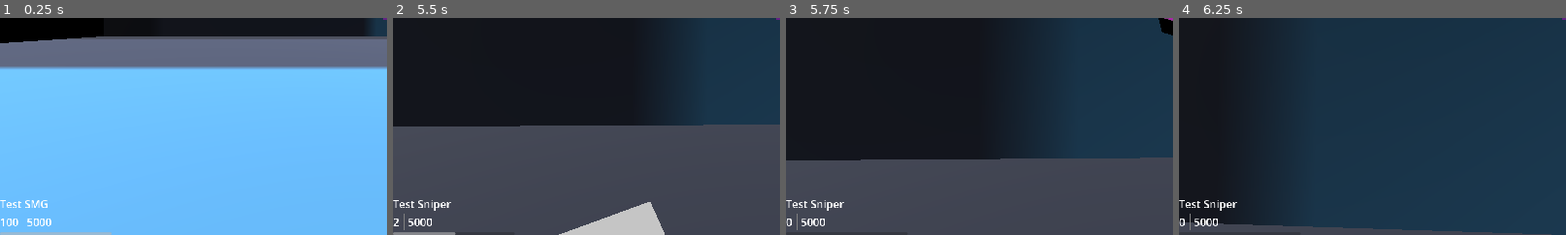
Above: before the commit, frames 1-4 (left to right).
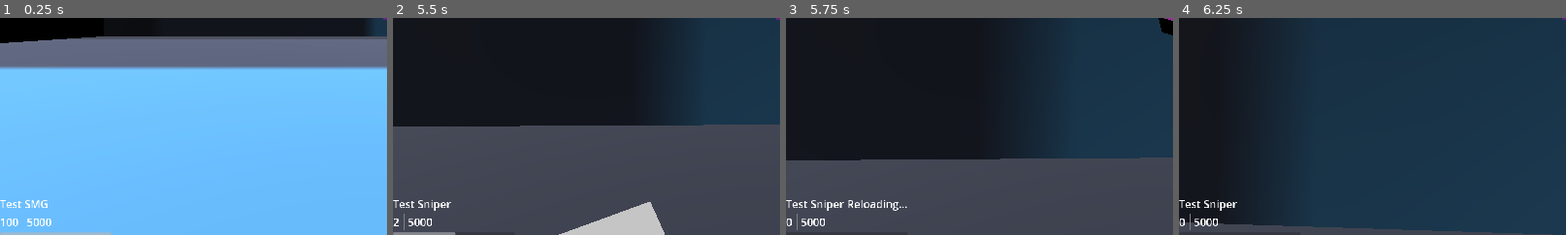
Above: after the commit, the same moments.

Repository: mabanana/FPS-Project-A
Game: Godot game, scene res://test_scene.tscn
The game is run twice, just before and just after one commit, with the same random seed, the same clock (stepped at 60 frames per second) and the same inputs. The engine's default icon, where the game draws it, is replaced by a stand-in: a white triangle on a blue panel in a dark square.
Inputs (mouse positions are % of the whole screen's width and height, from its top left):
- Up to frame 1 (0.25 s): no input
- Up to frame 2 (5.5 s): tap Enter (ui_accept) at 0.5, 0.77, 1.52, 3.02, 3.77, 4.52 s; move the mouse to (55, 50) at 0.52 s; hold Q (drop_equip) 0.53-1.28 s; hold Up (ui_up) from 0.53 s (still down); move the mouse to (45, 50) at 1.27 s; tap E (interact) at 1.35, 4.35 s; move the mouse to (52, 48) at 2.02 s; press the mouse at (52, 48) at 2.03 s; move the mouse to (49, 52) at 2.77 s; release the mouse at (49, 52) at 2.78 s; right-click (49, 52) at 2.85 s; move the mouse to (57, 51) at 3.52 s; hold Q (drop_equip) 3.53-4.28 s; tap Tab (cycle_inventory) at 4.15 s; move the mouse to (42, 49) at 4.27 s; tap R (reload) at 4.9 s; move the mouse to (51, 50) at 5.02 s; press the mouse at (51, 50) at 5.03 s
- Up to frame 3 (5.75 s): keep holding Up (ui_up)
- Up to frame 4 (6.25 s): move the mouse to (46, 48) at 5.77 s; release Up (ui_up) at 5.78 s; release the mouse at (46, 48) at 5.78 s; hold Right (ui_right) from 5.78 s (still down); right-click (46, 48) at 5.85 s; tap Enter (ui_accept) at 6.02 s
The pictures show only the part of the screen within x 0-50%, y 50-100%; the shares and areas given below are measured in that part.

Frames 1-2 are identical in both runs. In frame 3, 0.3% of the frame differs, in the area x 16-32%, y 83-89%; in frame 4, nothing differs.

Commit message:
Update naming and formatting

Diff:
--- a/gun_slot.gd
+++ b/gun_slot.gd
@@ -35,7 +35,7 @@
 		shoot_cd -= UNIT * delta
 		if shoot_cd <= 0:
 			_finish_cd()
-	if core.player.reloading:
+	if core.player.is_reloading:
 		if reload_cd > 0:
 			reload_cd -= UNIT * delta
 		else:
@@ -46,7 +46,6 @@
 		return
 	reload_cd = UNIT * active_gun.metadata.reload_time
 	_set_reload(true)
-
 
 func shoot():
 	shoot_cd = 100/active_gun.metadata.fire_rate
@@ -79,7 +78,7 @@
 	_remove_active_gun()
 
 func cycle_next_active_gun():
-	_reset_gun_slot()
+	reset_gun_slot()
 	_set_active_gun(core.inventory.active_gun_index + 1)
 
 func inaccuratize_vector(vector, acc):
@@ -99,6 +98,19 @@
 	else:
 		character.camera.fov = DEFAULT_CAMERA_ZOOM
 
+func finish_reload():
+	_set_reload(false)
+	var new_mag = min(core.inventory.ammo, active_gun.metadata.mag_size)
+	_set_ammo(core.inventory.ammo - new_mag + active_gun.mag_curr)
+	_update_mag(new_mag)
+
+func reset_gun_slot():
+	_set_reload(false)
+	_set_ads(false)
+	_set_trigger(false)
+	shoot_cd = 0
+	reload_cd = 0
+
 # Bindings
 
 func bind(core: CoreModel, core_changed: Signal):
@@ -110,17 +122,17 @@
 func _on_core_changed(context, payload):
 	# Actions
 	active_gun = core.inventory.active_gun
-	if core.player.ads:
-		set_camera_zoom(core.inventory.active_gun.metadata.zoom, true)
+	if core.player.is_ads:
+		set_camera_zoom(active_gun.metadata.zoom, true)
 	else:
 		set_camera_zoom(0, false)
-	if core.player.trigger and shoot_cd <= 0:
-		if core.inventory.active_gun.mag_curr > 0:
+	if core.player.is_triggering and shoot_cd <= 0:
+		if active_gun.mag_curr > 0:
 			shoot()
-		else:
+		if active_gun.mag_curr <= 0:
 			reload()
-	elif core.player.reloading and reload_cd <= 0:
-		_finish_reload()
+	elif core.player.is_reloading and reload_cd <= 0:
+		finish_reload()
 
 	# Logs
 	if context == core.services.Context.gun_dropped and not core.inventory.active_gun:
@@ -128,8 +140,6 @@
 	if context == core.services.Context.gun_shot and core.inventory.active_gun.mag_curr == 0:
 		print("Need to reload")
 
-
-
 # Actions
 
 func _add_gun_to_inventory(gun_model: GunModel) -> void:
@@ -162,46 +172,32 @@
 	core_changed.emit(core.services.Context.gun_shot, null)
 
 func _set_reload(boo: bool = true):
-	if core.player.reloading == boo:
-		return
-	core.player.reloading = boo
-	core.player.trigger = false
-	core.player.ads = false
+	if core.player.is_reloading == boo:
+		return
+	core.player.is_reloading = boo
+	core.player.is_triggering = false
+	core.player.is_ads = false
 	core_changed.emit(core.services.Context.none, null)
 
 func _set_trigger(boo: bool = true):
-	if core.player.trigger == boo:
-		return
-	core.player.trigger = boo
-	core.player.reloading = false
+	if core.player.is_triggering == boo:
+		return
+	core.player.is_triggering = boo
+	core.player.is_reloading = false
 	core_changed.emit(core.services.Context.none, null)
 
 func _set_ads(boo: bool = true):
-	if core.player.ads == boo:
-		return
-	core.player.ads = boo
-	core.player.reloading = false
-	core_changed.emit(core.services.Context.none, null)
-
-func _reset_gun_slot():
-	core.player.reloading = false
-	core.player.ads = false
-	core.player.trigger = false
-	shoot_cd = 0
-	reload_cd = 0
+	if core.player.is_ads == boo:
+		return
+	core.player.is_ads = boo
+	core.player.is_reloading = false
 	core_changed.emit(core.services.Context.none, null)
 
 func _set_ammo(new_ammo: int) -> void:
 	if core.inventory.ammo == new_ammo:
 		return
 	core.inventory.ammo = new_ammo
-	core_changed.emit(core.services.Context.none, null)
-
-func _finish_reload():
-	_set_reload(false)
-	var new_mag = min(core.inventory.ammo, active_gun.metadata.mag_size)
-	_set_ammo(core.inventory.ammo - new_mag + active_gun.mag_curr)
-	_update_mag(new_mag)
+	core_changed.emit(context.none, null)
 
 func _finish_cd():
-	core_changed.emit(core.services.Context.none, null)
+	core_changed.emit(context.none, null)
--- a/hud.gd
+++ b/hud.gd
@@ -10,7 +10,7 @@
 	%Total.text = str(core.inventory.ammo)
 	%Magazine.text = str(core.inventory.active_gun.mag_curr) if core.inventory.active_gun else "0"
 	%HpValue.text = str(core.player.hp)
-	%ReloadIndicator.modulate.a = int(core.player.reloading)
+	%ReloadIndicator.modulate.a = int(core.player.is_reloading)
 	%ProgressBar.max_value = core.inventory.active_gun.metadata.mag_size if core.inventory.active_gun else 0
 	%ProgressBar.value = core.inventory.active_gun.mag_curr if core.inventory.active_gun else 0
 
--- a/models/player.gd
+++ b/models/player.gd
@@ -2,12 +2,12 @@
 
 var hp: int
 
-var reloading: bool
-var trigger: bool
-var ads: bool
+var is_reloading: bool
+var is_triggering: bool
+var is_ads: bool
 
 func _init(hp: int = 100) -> void:
 	self.hp = hp
-	reloading = false
-	trigger = false
-	ads = false
+	is_reloading = false
+	is_triggering = false
+	is_ads = false
--- a/player.gd
+++ b/player.gd
@@ -40,6 +40,7 @@
 			Input.set_mouse_mode(Input.MOUSE_MODE_CAPTURED)
 	# Button Inputs
 	# TODO: add number button weapon swap
+	# TODO: add sprint
 	elif event.is_action_pressed("reload"):
 		gun_slot.reload()
 	elif event.is_action_pressed("drop_equip"):
@@ -89,17 +90,14 @@
 func get_object_in_view():
 	var query = gun_slot.cast_ray_towards_mouse()
 	var result = get_world_3d().direct_space_state.intersect_ray(query)
-	if result:
+	if result.has("collider"):
 		return result["collider"]
 
-# MARK: - Bindings
+# Bindings
 
 func bind(core: CoreModel, core_changed: Signal):
 	self.core = core
 	self.core_changed = core_changed
 
-	core_changed.connect(_on_core_changed)
+	# core_changed.connect(_on_core_changed)
 	gun_slot.bind(core, core_changed)
-
-func _on_core_changed(context, payload):
-	pass
